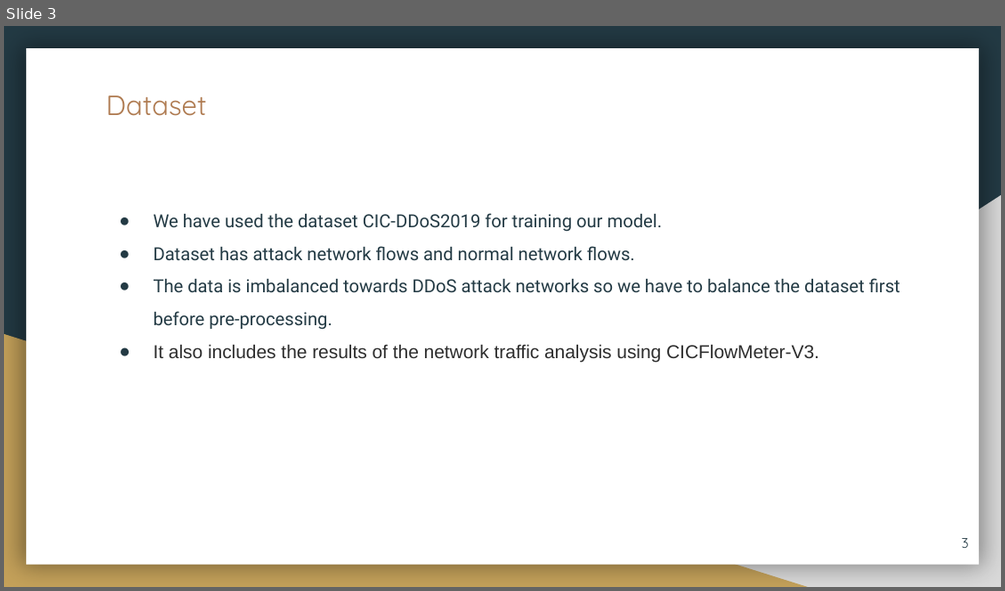
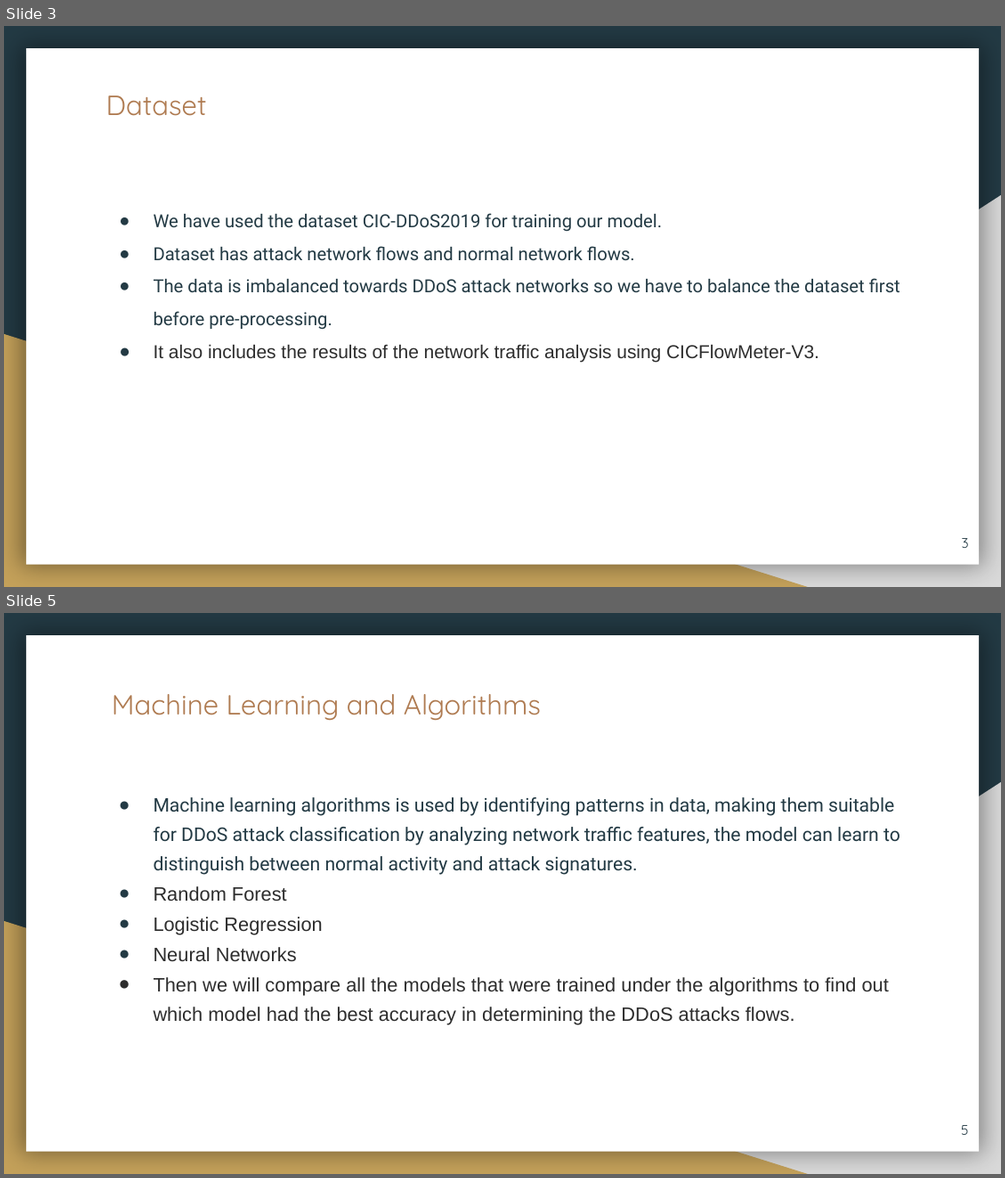
Before and after one commit to MahdiHossain/CSE496, a slide deck: Project/DDoS attack detection using Machine Learning.pptx. Shown one above the other, each under a label of ours: slide 3 before the commit, slides 3 and 5 after it; the slides between them are not shown. The pictures are 1005x591 and 1005x1178 pixels, drawn with LibreOffice and Linux fonts; fonts in the diff are those of the drawing. Boxes give left, top, right and bottom in pixels: in the first picture for what was removed or moved away, otherwise in the second. Text is boxed around its words. In the diff, an @@ line names an element or a change of style, - is before the commit and + after.

```diff
--- a/Project/DDoS attack detection using Machine Learning.pptx
+++ b/Project/DDoS attack detection using Machine Learning.pptx
@@ slide 5 added at (4,613,1001,1174), background #233A44; not listed: 3 template elements that a slide beside it also shows @@
@@ title added at (112,694,541,720), 20 pt, text #AF7B51 @@
+Machine Learning and Algorithms
@@ text added at (154,797,900,1025), 13.6 pt, text #233A44 @@
+● Machine learning algorithms is used by identifying patterns in data, making them suitable for DDoS attack classification by analyzing network traffic features, the model can learn to distinguish between normal activity and attack signatures.
+● Random Forest
+● Logistic Regression
+● Neural Networks
+● Then we will compare all the models that were trained under the algorithms to find out which model had the best accuracy in determining the DDoS attacks flows.
@@ page number added at (961,1125,969,1135), 10 pt, text #233A44 @@
+5
```
Also in this commit, not shown: 1 slide changed.
